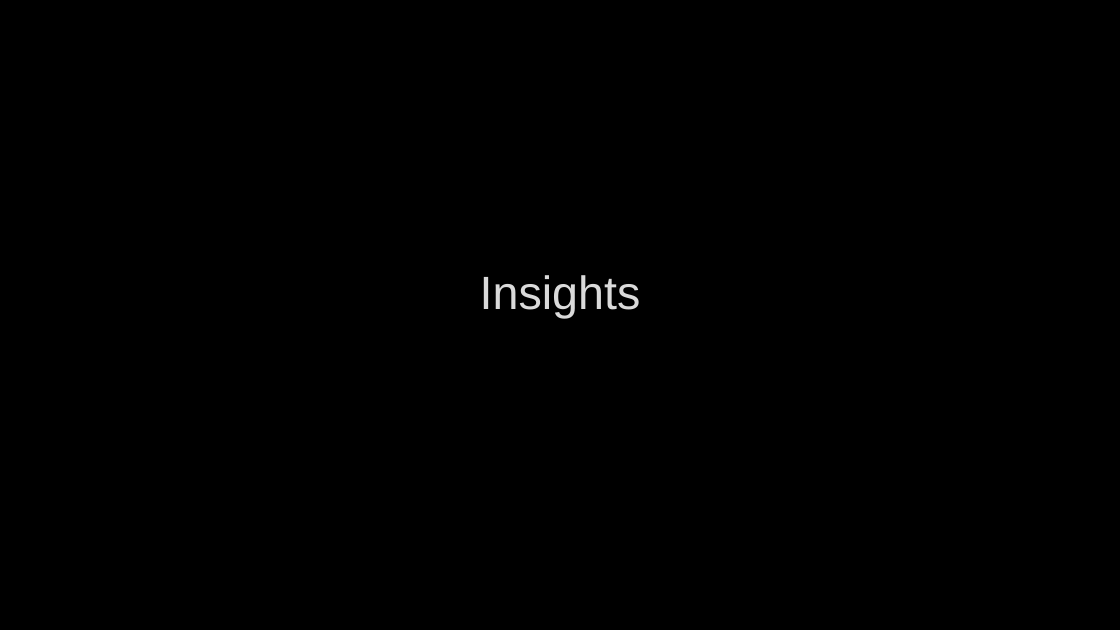
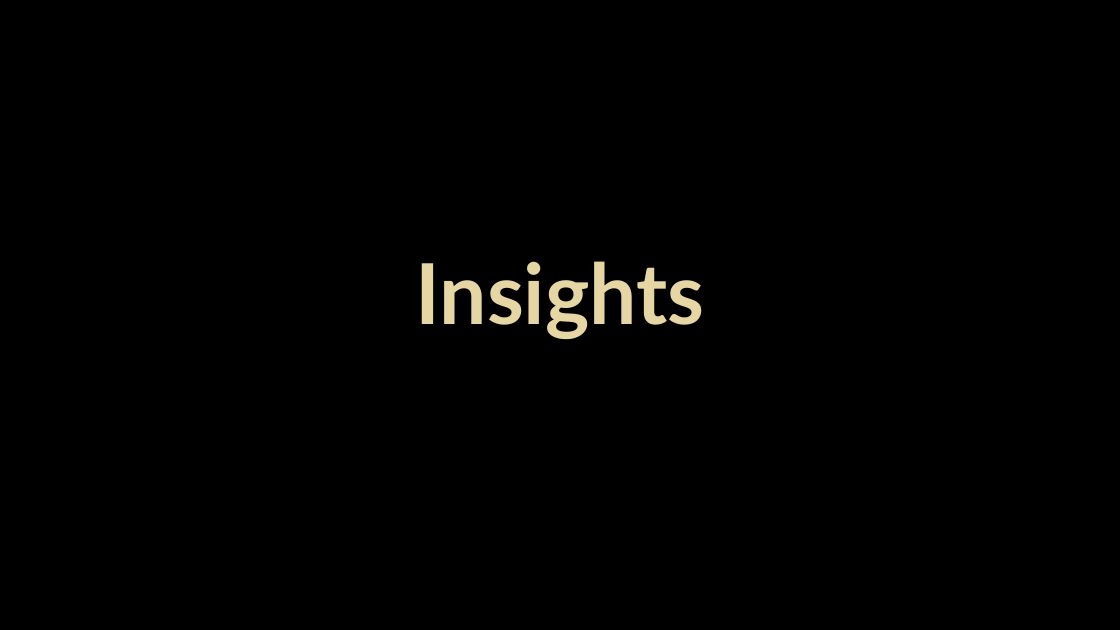
Before and after one commit to saikrishnatandasi/amazon-innobyte, a slide deck: slide 10 of Amazon Sales Analysis.pptx. Drawn at 1120x630 pixels with LibreOffice and Linux fonts; fonts in the diff are those of the drawing; background and template pictures are left out. Boxes give left, top, right and bottom in pixels: in the first picture for what was removed or moved away, otherwise in the second. Text is boxed around its words. In the diff, an @@ line names an element or a change of style, - is before the commit and + after.

```diff
--- a/Amazon Sales Analysis.pptx
+++ b/Amazon Sales Analysis.pptx
@@ title "Insights" at (415,261,704,339): size 40 to 72 pt, font Arial to Lato, text colour #DADADA to #E5D6A4, bold on @@
```
Also in this commit, not shown: 16 other slides changed, 5 slides added, 1 slide removed, 3 other files.
